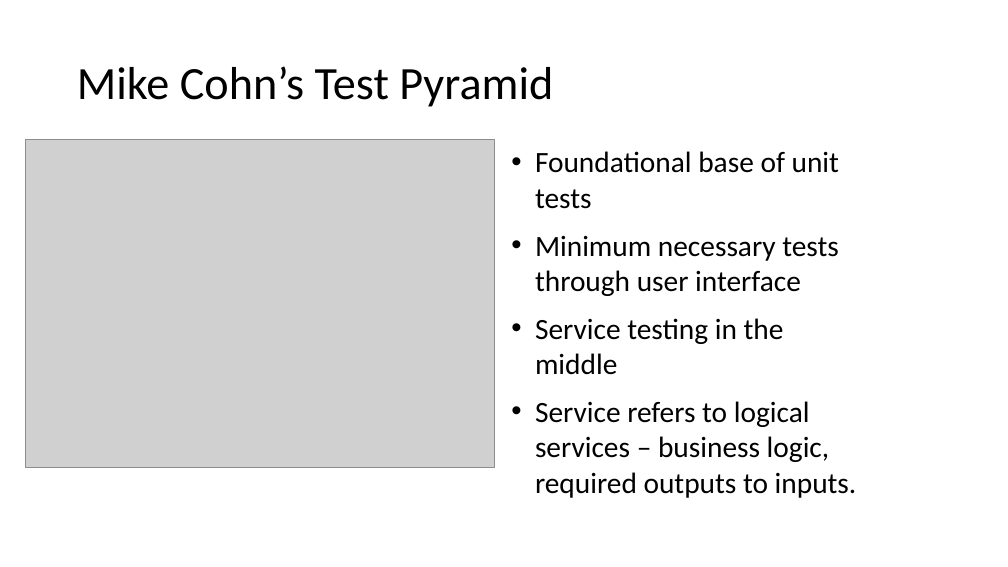
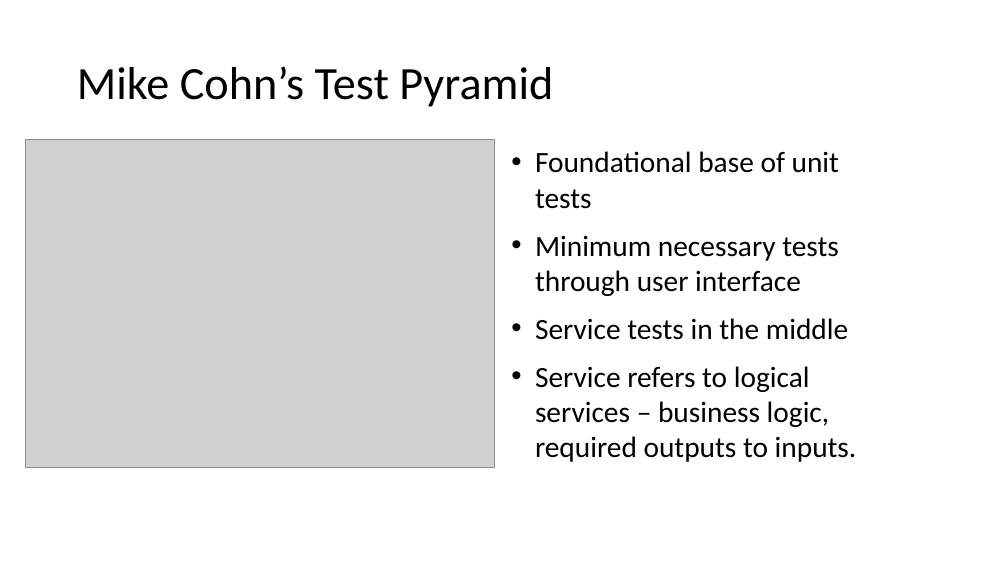
Before and after one commit to weaverj/testpyramidexample, a slide deck: slide 2 of Test Pyramid Presentation.pptx. Drawn at 1008x567 pixels with LibreOffice and Linux fonts; fonts in the diff are those of the drawing; grey boxes stand for pictures; background and template pictures are left out. Boxes give left, top, right and bottom in pixels: in the first picture for what was removed or moved away, otherwise in the second. Text is boxed around its words. In the diff, an @@ line names an element or a change of style, - is before the commit and + after.

```diff
--- a/Test Pyramid Presentation.pptx
+++ b/Test Pyramid Presentation.pptx
@@ text at box(535, 318, 848, 340): text changed @@
-• Service testing in the middle
+• Service tests in the middle
```
Also in this commit, not shown: 9 other slides changed.
